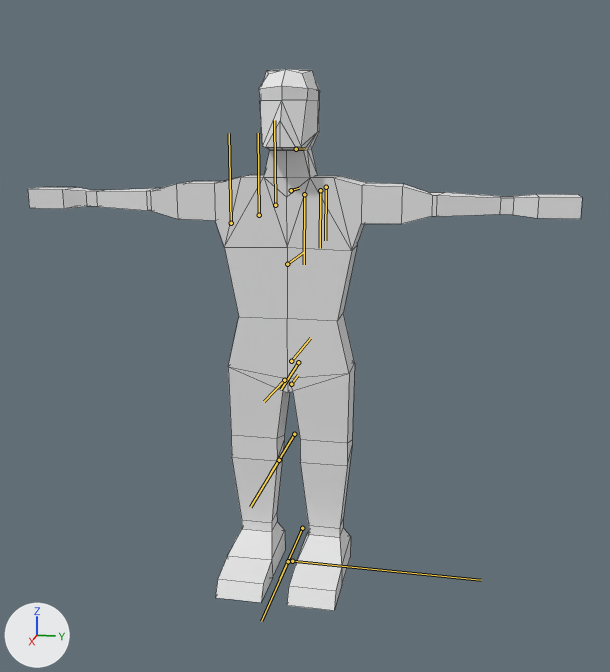
An edit to the FBX model BunchesProject/Assets/FBX/Human.fbx, drawn before and after from the same camera.
Both versions are drawn from a 50 mm camera at (0.0303, 0.0066, 0.017) aimed at (0.0017, 0.0008, 0.0098). Arrows for +X, +Y and +Z are at lower left; the lights stay in place. The bones that bend it are drawn over the model as lines. Mesh edges are drawn as thin lines.

Names of what the first picture shows: 'HumanMesh'.
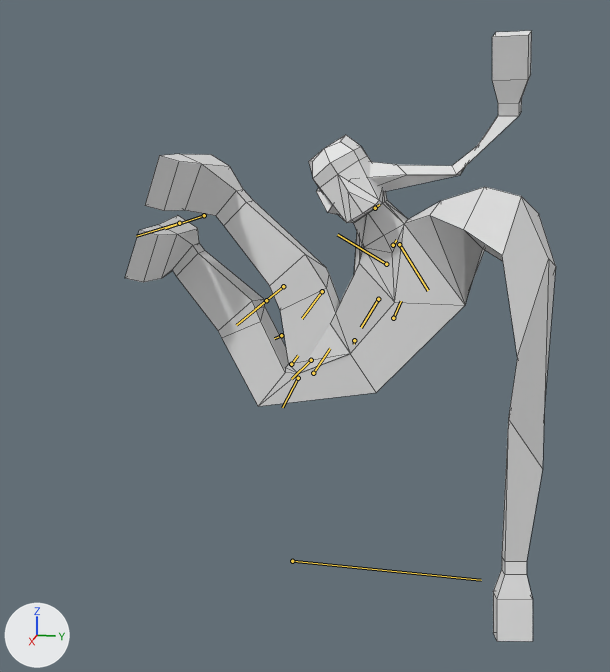
The newer file adds an action. The first version stands in its rest pose; the second is drawn at frame 20 of the action 'MoveInAirC'.

What differs and where, as boxes (x1, y1, x2, y2) in the pictures (610 x 672 px):
'HumanMesh', posed (22% narrower, 13% taller)
    before: (28, 69, 582, 611)
    after: (125, 31, 556, 641)
bone 'Pelvis', root to tip
    before: (291, 384) to (298, 375)
    after: (291, 364) to (298, 355)
bone 'Stomach', root to tip
    before: (291, 361) to (310, 338)
    after: (313, 373) to (330, 348)
bone 'Chest', root to tip
    before: (287, 264) to (304, 252)
    after: (393, 318) to (401, 301)
bone 'Neck', root to tip
    before: (291, 190) to (299, 188)
    after: (393, 245) to (396, 240)
bone 'UArm_r', root to tip
    before: (304, 194) to (304, 264)
    after: (399, 244) to (428, 290)
bone 'LArm_r', root to tip
    before: (320, 190) to (320, 248)
    after: (378, 299) to (361, 327)
bone 'UArm_l', root to tip
    before: (275, 205) to (274, 120)
    after: (386, 264) to (337, 234)
bone 'LArm_l', root to tip
    before: (259, 215) to (258, 133)
    after: (354, 340) to (354, 344)
bone 'ULeg_r', root to tip
    before: (298, 362) to (281, 389)
    after: (311, 360) to (291, 379)
bone 'LLeg_r', root to tip
    before: (294, 434) to (270, 473)
    after: (283, 286) to (255, 309)
bone 'Foot_r', root to tip
    before: (302, 528) to (280, 578)
    after: (204, 215) to (165, 228)
bone 'ULeg_l', root to tip
    before: (284, 380) to (264, 401)
    after: (298, 378) to (282, 407)
bone 'LLeg_l', root to tip
    before: (279, 460) to (250, 507)
    after: (266, 300) to (236, 325)
bone 'Foot_l', root to tip
    before: (288, 561) to (261, 621)
    after: (179, 223) to (136, 236)

The change, as a diff of the scene's bpy script:
```diff
--- a/BunchesProject/Assets/FBX/Human.fbx.py
+++ b/BunchesProject/Assets/FBX/Human.fbx.py
@@ bone_pelvis @@
 bone_pelvis = bpy.data.objects['Armature'].pose.bones['Pelvis']  # child of 'Armature'
-bone_pelvis.location = (0.0, 0.0, 0.0)
-bone_pelvis.rotation_quaternion = (1.0, 0.0, 0.0, 0.0)  # degrees (0, 0, 0)
+bone_pelvis.location = (0.08, 0.0, 0.0)
+bone_pelvis.rotation_quaternion = (-0.574, 0.0, -0.819, 0.0)  # degrees (0, 110, 0)
@@ bone_stomach @@
 bone_stomach = bpy.data.objects['Armature'].pose.bones['Stomach']  # child of 'Pelvis'
-bone_stomach.rotation_quaternion = (1.0, 0.0, 0.0, 0.0)  # degrees (0, 0, 0)
+bone_stomach.rotation_quaternion = (0.887, 0.0, -0.462, 0.0)  # degrees (0, -55, 0)
@@ bone_chest @@
 bone_chest = bpy.data.objects['Armature'].pose.bones['Chest']  # child of 'Stomach'
-bone_chest.rotation_quaternion = (1.0, 0.0, 0.0, 0.0)  # degrees (0, 0, 0)
+bone_chest.rotation_quaternion = (0.866, 0.0, -0.5, 0.0)  # degrees (0, -60, 0)
@@ bone_neck @@
 bone_neck = bpy.data.objects['Armature'].pose.bones['Neck']  # child of 'Chest'
-bone_neck.rotation_quaternion = (1.0, 0.0, 0.0, 0.0)  # degrees (0, 0, 0)
+bone_neck.rotation_quaternion = (0.966, 0.0, -0.259, 0.0)  # degrees (0, -30, 0)
@@ bone_uarm_r @@
 bone_uarm_r = bpy.data.objects['Armature'].pose.bones['UArm_r']  # child of 'Chest'
-bone_uarm_r.rotation_quaternion = (1.0, 0.0, 0.0, 0.0)  # degrees (0, 0, 0)
+bone_uarm_r.rotation_quaternion = (0.825, -0.095, -0.308, 0.465)  # degrees (-29, -25, 65)
@@ bone_larm_r @@
 bone_larm_r = bpy.data.objects['Armature'].pose.bones['LArm_r']  # child of 'UArm_r'
-bone_larm_r.rotation_quaternion = (1.0, 0.0, 0.0, 0.0)  # degrees (0, 0, 0)
+bone_larm_r.rotation_quaternion = (0.793, 0.288, -0.505, -0.184)  # degrees (63, -44, -54)
@@ bone_uarm_l @@
 bone_uarm_l = bpy.data.objects['Armature'].pose.bones['UArm_l']  # child of 'Chest'
-bone_uarm_l.rotation_quaternion = (1.0, 0.0, 0.0, 0.0)  # degrees (0, 0, 0)
+bone_uarm_l.rotation_quaternion = (0.799, 0.094, -0.324, -0.497)  # degrees (32, -25, -71)
@@ bone_larm_l @@
 bone_larm_l = bpy.data.objects['Armature'].pose.bones['LArm_l']  # child of 'UArm_l'
-bone_larm_l.rotation_quaternion = (1.0, 0.0, 0.0, 0.0)  # degrees (0, 0, 0)
+bone_larm_l.rotation_quaternion = (0.793, -0.288, -0.505, 0.184)  # degrees (-63, -44, 54)
@@ bone_uleg_r @@
 bone_uleg_r = bpy.data.objects['Armature'].pose.bones['ULeg_r']  # child of 'Pelvis'
-bone_uleg_r.location = (0.0, 0.0, 0.0)
-bone_uleg_r.rotation_quaternion = (1.0, 0.0, 0.0, 0.0)  # degrees (0, 0, 0)
+bone_uleg_r.location = (-0.001, 0.0, 0.002)
+bone_uleg_r.rotation_quaternion = (0.924, 0.012, -0.382, -0.003)  # degrees (2, -45, -1)
@@ bone_lleg_r @@
 bone_lleg_r = bpy.data.objects['Armature'].pose.bones['LLeg_r']  # child of 'ULeg_r'
-bone_lleg_r.rotation_quaternion = (1.0, 0.0, 0.0, 0.0)  # degrees (0, 0, 0)
+bone_lleg_r.rotation_quaternion = (0.985, 0.0, 0.174, 0.0)  # degrees (0, 20, 0)
@@ bone_foot_r @@
 bone_foot_r = bpy.data.objects['Armature'].pose.bones['Foot_r']  # child of 'LLeg_r'
-bone_foot_r.rotation_quaternion = (1.0, 0.0, 0.0, 0.0)  # degrees (0, 0, 0)
+bone_foot_r.rotation_quaternion = (0.976, 0.0, 0.216, 0.0)  # degrees (0, 25, 0)
@@ bone_uleg_l @@
 bone_uleg_l = bpy.data.objects['Armature'].pose.bones['ULeg_l']  # child of 'Pelvis'
-bone_uleg_l.location = (0.0, 0.0, 0.0)
-bone_uleg_l.rotation_quaternion = (1.0, 0.0, 0.0, 0.0)  # degrees (0, 0, 0)
+bone_uleg_l.location = (-0.001, 0.0, 0.002)
+bone_uleg_l.rotation_quaternion = (0.924, -0.012, -0.382, 0.003)  # degrees (-2, -45, 1)
@@ bone_lleg_l @@
 bone_lleg_l = bpy.data.objects['Armature'].pose.bones['LLeg_l']  # child of 'ULeg_l'
-bone_lleg_l.rotation_quaternion = (1.0, 0.0, 0.0, 0.0)  # degrees (0, 0, 0)
+bone_lleg_l.rotation_quaternion = (0.985, 0.0, 0.174, 0.0)  # degrees (0, 20, 0)
@@ bone_foot_l @@
 bone_foot_l = bpy.data.objects['Armature'].pose.bones['Foot_l']  # child of 'LLeg_l'
-bone_foot_l.rotation_quaternion = (1.0, 0.0, 0.0, 0.0)  # degrees (0, 0, 0)
+bone_foot_l.rotation_quaternion = (0.976, 0.0, 0.216, 0.0)  # degrees (0, 25, 0)
```
